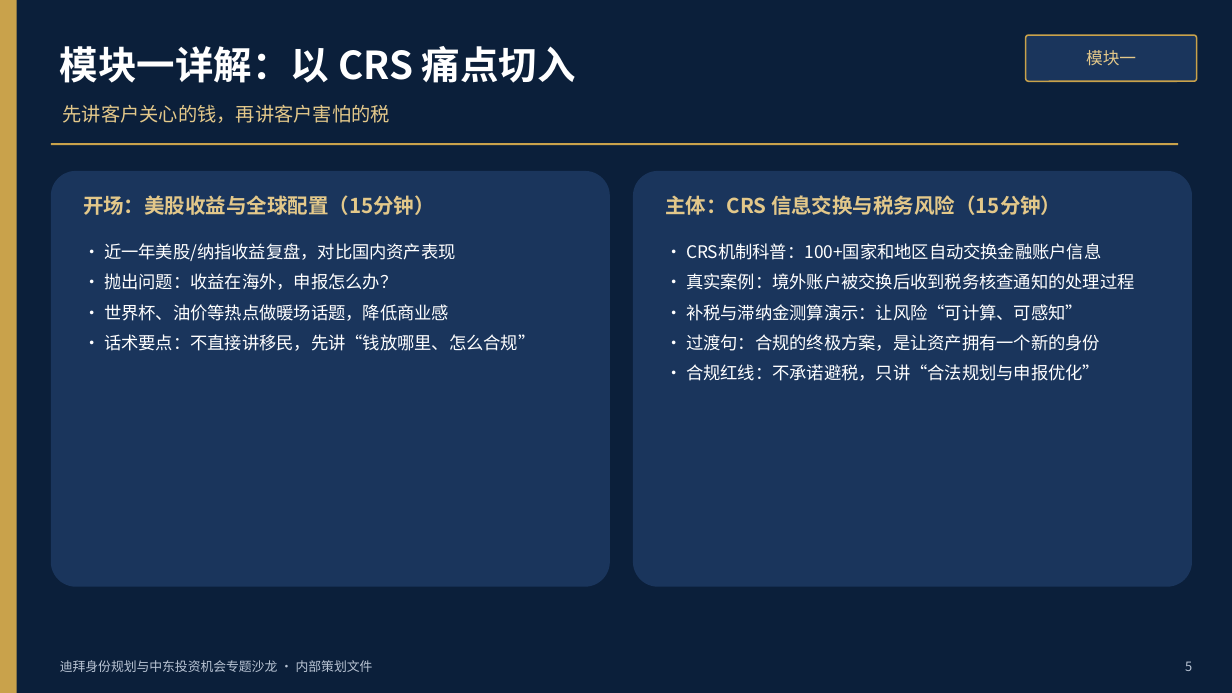
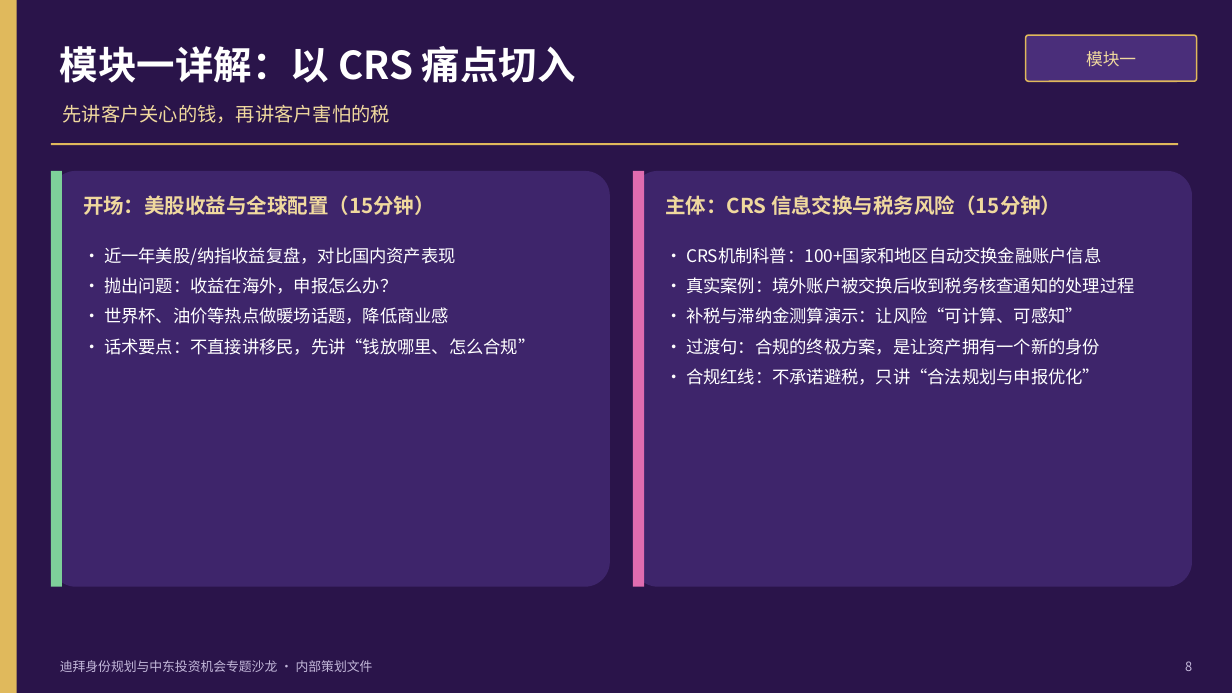
Before and after one commit to hujigang2010-maker/AIDEN, a slide deck: slide 8 of deliverables/迪拜专题沙龙-内容框架与议程.pptx (slide 5 before the commit). Drawn at 1232x693 pixels with LibreOffice and Linux fonts; fonts in the diff are those of the drawing. Boxes give left, top, right and bottom in pixels: in the first picture for what was removed or moved away, otherwise in the second. Text is boxed around its words. In the diff, an @@ line names an element or a change of style, - is before the commit and + after.

```diff
--- a/deliverables/迪拜专题沙龙-内容框架与议程.pptx
+++ b/deliverables/迪拜专题沙龙-内容框架与议程.pptx
@@ background #0B1F3A to #2A144A @@
@@ rectangle at bbox=[0, 0, 17, 693]: fill #C9A24B to #E0B95C @@
@@ rounded rectangle at bbox=[1026, 35, 1197, 81]: fill #1A355C to #4A2E7A; outline #C9A24B 1.2 pt to #E0B95C 1.2 pt @@
@@ text colour #E3C88A to #F0D99E in 4 elements at bbox=[1086, 51, 1136, 67], bbox=[83, 195, 435, 215], bbox=[665, 195, 1061, 215], bbox=[63, 105, 390, 123] @@
@@ rectangle at bbox=[51, 143, 1178, 145]: fill #C9A24B to #E0B95C @@
@@ rounded rectangle at bbox=[51, 171, 610, 587]: fill #1A355C to #3E256B @@
@@ rectangle added at bbox=[51, 171, 62, 587], fill #7ED09A @@
@@ rounded rectangle at bbox=[633, 171, 1192, 587]: fill #1A355C to #3E256B @@
@@ rectangle added at bbox=[633, 171, 644, 587], fill #E06CB0 @@
@@ text "• 近一年美股/纳指收益复盘，对比国内资产表现": place and size @@
-text "• 近一年美股/纳指收益复盘，对比国内资产表现" at bbox=[104, 243, 535, 351]
+text "• 近一年美股/纳指收益复盘，对比国内资产表现" at bbox=[104, 247, 535, 355]
@@ text "• CRS机制科普：100+国家和地区自动交换金融账户信息": place and size @@
-text "• CRS机制科普：100+国家和地区自动交换金融账户信息" at bbox=[686, 243, 1134, 381]
+text "• CRS机制科普：100+国家和地区自动交换金融账户信息" at bbox=[686, 247, 1134, 385]
@@ text "迪拜身份规划与中东投资机会专题沙龙 · 内部策划文件" at bbox=[60, 660, 373, 672]: text colour #B9C4D4 to #C3B8DA @@
@@ text at bbox=[1185, 661, 1192, 671]: text changed; text colour #B9C4D4 to #C3B8DA @@
-5
+8
```
Also in this commit, not shown: 12 other slides changed, 4 slides added, 1 slide removed, 4 other files.
